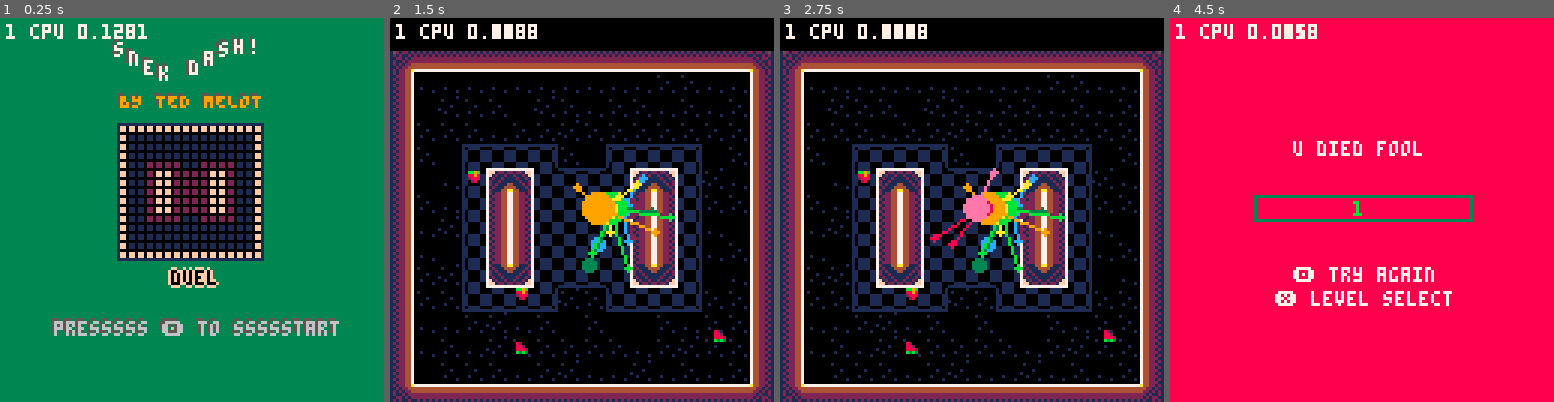
Above: before the commit, frames 1-4 (left to right).
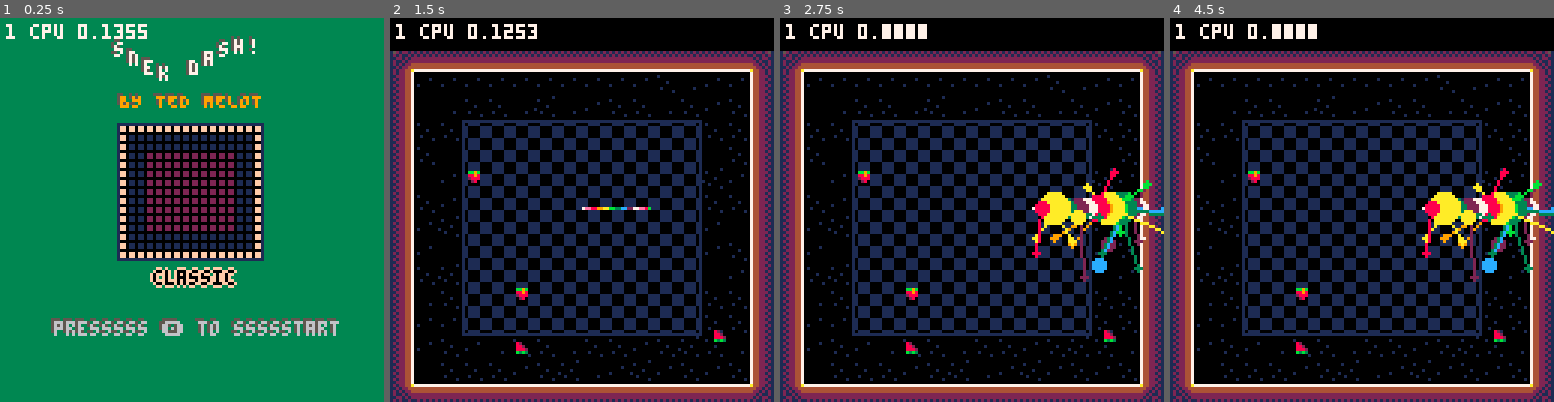
Above: after the commit, the same moments.

Repository: tmelot2/pico-8
Game: PICO-8 cartridge snake-dash-prototype.p8
The game is run twice, just before and just after one commit, with the same random seed, the same clock (stepped at 60 frames per second) and the same inputs.
Inputs:
- Up to frame 1 (0.25 s): no input
- Up to frame 2 (1.5 s): tap X (X key) at 0.33, 1.07 s; tap O (Z key) at 0.7 s
- Up to frame 3 (2.75 s): hold Right 1.6-2.1 s; tap O (Z key) at 1.7, 2.1, 2.5 s; tap X (X key) at 1.85 s; hold Up 2.15-2.42 s; hold Right from 2.47 s (still down)
- Up to frame 4 (4.5 s): tap O (Z key) every 0.4 s from 2.9 to 4.1 s; tap X (X key) at 2.97, 4.08 s; release Right at 3.03 s; hold Left 3.08-3.58 s; hold Down 3.63-3.97 s; hold Right from 4.02 s (still down)

The runs differ from the first frame. In frame 1, 1.9% of the frame differs, in the area x 29-62%, y 1-71%; in frame 2, 16%; in frame 3, 19%; in frame 4, 99%, in the area x 0-100%, y 0-100%.

Commit message:
Add maps, update collision calc

Diff:
--- a/snake-dash-prototype.p8
+++ b/snake-dash-prototype.p8
@@ -59,9 +59,11 @@
 
 -- levels
 levels={
-  [1]={ name='duel', mx=0, my=0 },
-  [2]={ name='scatter', mx=16, my=0 },
-  [3]={ name='split', mx=32, my=0 }
+  [1]={ name='classic', mx=48, my=0},
+  [2]={ name='duel', mx=0, my=0 },
+  [3]={ name='split', mx=32, my=0 },
+  [4]={ name='scatter', mx=16, my=0 },
+  [5]={ name='x', mx=64, my=0 },
 }
 curLevel=1
 
@@ -275,8 +277,9 @@
   end
 
   -- collisions
+  -- map
   pc={x=player.x/8, y=((player.y-2)/8)-1}
-  mc=mget(((curLevel-1)*16)+pc.x, pc.y)
+  mc=mget(levels[curLevel].mx+pc.x, levels[curLevel].my+pc.y)
   f=fget(mc)
 
   dead=false
@@ -619,7 +622,7 @@
 function gameoverupdate()
   timer+=1
   if btn(5) then
-    sfx(7)
+    sfx(8)
     scene=0
     titleinit()
   elseif btn(4) then
@@ -987,11 +990,11 @@
 __gfx__
 00000000bb9b00008200000041111111000000000000000000000000000700000007000000070000000000100000000000000000000000000000000000000000
 00000000889800008820000041111111000000000000000000070000000700000007000000000000010000000000000001000000000000000000000000000000
-00000000288800008882000041111111000000000000000000070000000700000000000000000000000000000000000000000000000000000000000000000000
+00000000288800008882000041111111000000000000000000070000000700000000000000000000000000000000010000000000000000000000000000000000
 0000000002800000b3b3000044444444000000000000000000777000777777777700077770000007000010000000000000001000000000000000000000000000
-00000000000000000000000011114111000000000000000000070000000700000000000000000000100000000000000000000000000000000000000000000000
-00000000000000000000000011114111000000000000000000070000000700000007000000000000001000000010000000100000000000000000000000000000
-00000000000000000000000011114111000000000000000000000000000700000007000000000000000000100000001000000010000000000000000000000000
+00000000000000000000000011114111000000000000000000070000000700000000000000000000100000000100000000000000000000000000000000000000
+00000000000000000000000011114111000000000000000000070000000700000007000000000000001000000000000000100000000001000000000000000000
+00000000000000000000000011114111000000000000000000000000000700000007000000000000000000100000000000000010000000000000000000000000
 00000000000000000000000044444444000000000000000000000000000700000007000000070000000000000000000000000000000000000000000000000000
 00000000000300000b009bb012122447744221211111111111111111777777777777777772122447111111111111111111111111000000000000000000000000
 0000000000fa000000bb900b112224477442221115212212212212517ff1221221221ff771222447101111000011110000111101000000000000000000000000
@@ -1009,44 +1012,45 @@
 000000000000000000000000121212124444444412121121121121217f121121121121f774422217110000111100001111000011000000000000000000000000
 000000000000000000000000212121214444444415212212212212517ff1221221221ff774422127101111000011110000111101000000000000000000000000
 00000000000000000000000011111111777777771111111111111111777777777777777774422217101111000011110000111101000000000000000000000000
-00000000000000000000000000000000000000000000000021220000717777177777777766777766101111000011110000111101000000000000000000000000
-00000000000000000000000000000000000000000000000012240000102442011024420110244201101111000011110000111101000000000000000000000000
-00000000000000000000000000000000000000000000000022440000724444277244442722444422110000111100001111000011000000000000000000000000
-000000000000000000000000000000000000000000000000244a0000744aa447744aa447244aa442110000111100001111000011000000000000000000000000
-00000000000000000000000000000000000000000000000000000000744aa447744aa447244aa442110000111100001111000011000000000000000000000000
-00000000000000000000000000000000000000000000000000000000724444277244442722444422110000111100001111000011000000000000000000000000
-00000000000000000000000000000000000000000000000000000000102442011024420110244201101111000011110000111101000000000000000000000000
-00000000000000000000000000000000000000000000000000000000717777177777777766777766111111111111111111111111000000000000000000000000
+00000000000000000000000000000000000000000000000017777771717777177777777766777766101111000011110000111101000000000000000000000000
+00000000000000000000000000000000000000000000000070244207102442011024420110244201101111000011110000111101000000000000000000000000
+00000000000000000000000000000000000000000000000072444427724444277244442722444422110000111100001111000011000000000000000000000000
+000000000000000000000000000000000000000000000000744aa447744aa447744aa447244aa442110000111100001111000011000000000000000000000000
+000000000000000000000000000000000000000000000000744aa447744aa447744aa447244aa442110000111100001111000011000000000000000000000000
+00000000000000000000000000000000000000000000000072444427724444277244442722444422110000111100001111000011000000000000000000000000
+00000000000000000000000000000000000000000000000070244207102442011024420110244201101111000011110000111101000000000000000000000000
+00000000000000000000000000000000000000000000000017777771717777177777777766777766111111111111111111111111000000000000000000000000
 __gff__
-0000000100000000000000000000000000000001010101010101020202000000000000010101010101010202020000000000000000000001010102020200000000000000000000000000000000000000000000000000000000000000000000000000000000000000000000000000000000000000000000000000000000000000
+0000000100000000000000000000000000000001010101010101020202000000000000010101010101010202020000000000000000000101010102020200000000000000000000000000000000000000000000000000000000000000000000000000000000000000000000000000000000000000000000000000000000000000
 0000000000000000000000000000000000000000000000000000000000000000000000000000000000000000000000000000000000000000000000000000000000000000000000000000000000000000000000000000000000000000000000000000000000000000000000000000000000000000000000000000000000000000
 __map__
-1524242424242424242424242424241615242424242424242424242424242416152424242424242424242424242424160000000000000000000000000000000000000000000000000000000000000000000000000000000000000000000000000000000000000000000000000000000000000000000000000000000000000000
-130b0b0b0b0b0b0b0b0b0b0c0c0b0b14130b0c0c0c0c0d0d0d0c0c0c0c0c0c14130b0c0b0b0b0a0b0b0b0b0c0c0b0b140000000000000000000000000000000000000000000000000000000000000000000000000000000000000000000000000000000000000000000000000000000000000000000000000000000000000000
-131e0a0c0c1e0a0c0b0c0c0b0c0b0c14130c0c0b0c0c0d330c0c0b0c0c0c0c14131e0b0c0c1e000c0b000c0b0c0b0c140000000000000000000000000000000000000000000000000000000000000000000000000000000000000000000000000000000000000000000000000000000000000000000000000000000000000000
-130c0c0c0b0c0c0a0c0c0c0c0c0c0c1413330c0c370c0c0a0b0c0c370c0c3314130c0c0c0b0000000b000c000c0c0c140000000000000000000000000000000000000000000000000000000000000000000000000000000000000000000000000000000000000000000000000000000000000000000000000000000000000000
-130c001a1b1b1c0c1e1a1b1b1c000c14130c0c0c1a1b1b37371b1b1c0c0c0c14130c0000000000000000000000000c140000000000000000000000000000000000000000000000000000000000000000000000000000000000000000000000000000000000000000000000000000000000000000000000000000000000000000
-131e0b2a17182b1b1b2b17182c0a0b14130c371a2b2b2b2b2b2b2b2b1c370c14131e0000000000000000000000000b140000000000000000000000000000000000000000000000000000000000000000000000000000000000000000000000000000000000000000000000000000000000000000000000000000000000000000
-130c0b2a19292b2b2b2b19292c0c0c14130c0b2a2b2b2b2b2b2b2b2b2c0c0c14131b1b1b1b1b1b1b1b1b1b1b1b1b1b140000000000000000000000000000000000000000000000000000000000000000000000000000000000000000000000000000000000000000000000000000000000000000000000000000000000000000
-130b0a2a19292b2b2b2b19292c0b1e14130b0c372b2b2b37372b2b2b370c0c14133939393939393939393939393939140000000000000000000000000000000000000000000000000000000000000000000000000000000000000000000000000000000000000000000000000000000000000000000000000000000000000000
-130b002a19292b2b2b2b19292c0b0c14130c332a2b2b2b2b2b2b2b2b2c0c0b14133b3b3b3b3b3b3b3b3b3b3b3b3b3b140000000000000000000000000000000000000000000000000000000000000000000000000000000000000000000000000000000000000000000000000000000000000000000000000000000000000000
-130c0a2a27282b3b3b2b27282c000b14130c373a2b2b2b2b2b2b2b2b3c370c14130c0000000000000000000000000b140000000000000000000000000000000000000000000000000000000000000000000000000000000000000000000000000000000000000000000000000000000000000000000000000000000000000000
-130c0c3a3b3b3c0a0c3a3b3b3c0c0c14130c0c0c3a3b3b37373b3b3c0c0c0a14130c0000000000000000000000000c140000000000000000000000000000000000000000000000000000000000000000000000000000000000000000000000000000000000000000000000000000000000000000000000000000000000000000
-130b0b0c0a0b0c1e0c1e1e0c0b0c0c14130c0b0c370c0b0a0b330c370c0d0c14130b0b0c000b0c1e0c1e1e0c0b0c0c140000000000000000000000000000000000000000000000000000000000000000000000000000000000000000000000000000000000000000000000000000000000000000000000000000000000000000
-130b0c0b0a0c0c0c0c0c0b0c0a0c0c14130b0b0b0c0c0c0c0c0c0c0c0d0d0b14130b0c0b0a0c0c0c000c0b0c0a0c0c140000000000000000000000000000000000000000000000000000000000000000000000000000000000000000000000000000000000000000000000000000000000000000000000000000000000000000
-131e0c0c0c0b0c0a0b0b0a0b0c0b0c14130c0c0c0c0b0c0b0b0c0b0b0c0b0c14131e0c0c0c0b0c0a0b0b0a0b0c000c140000000000000000000000000000000000000000000000000000000000000000000000000000000000000000000000000000000000000000000000000000000000000000000000000000000000000000
-2523232323232323232323232323232625232323232323232323232323232326252323232323232323232323232323260000000000000000000000000000000000000000000000000000000000000000000000000000000000000000000000000000000000000000000000000000000000000000000000000000000000000000
-…(14 lines of a section not shown)…
+1524242424242424242424242424241615242424242424242424242424242416152424242424242424242424242424161524242424242424242424242424241615242424242424242424242424242416000000000000000000000000000000000000000000000000000000000000000000000000000000000000000000000000
+130b0b0d0b0b0b0b0b0b0b0c0c0b0b14130b0c0c0d0c0d0d0d0c0c0c0d0c0c14130b0c0b0b0b0a0b0b0b0b0c0c0b0b14130b0b0b0b0b0b0b0b0b0b0c0d0b0b1413360b0b0b0b0b0b0b0b0b0c0c0b3614000000000000000000000000000000000000000000000000000000000000000000000000000000000000000000000000
+131e0a0c0d1e0a0c0b0c0d0b0c0b0c14130c0c0b0c0c0d330c0c0b0c0c0d0c14131e0b0c0c1e000c0b000c0b0c0b0c14131e0d0c0c0d0a0d0b0c0c0d0c0b0c14131e361b1b1b1b1b1b1b1b1b1b360c14000000000000000000000000000000000000000000000000000000000000000000000000000000000000000000000000
+130c0c0c0b0c0c0d0c0c0c0c0c0c0c1413330c0c360c0c0a0b0c0c360c0c3314130c0c0c0b0d00000b000c000c0c0c14130c0c1a1b1b1b1b1b1b1b1b1c0c0c14130d2a360b0c0b0b0b0c0c0c362c0c14000000000000000000000000000000000000000000000000000000000000000000000000000000000000000000000000
+130c0d1a1b1b1c0c1e1a1b1b1c000c14130c0c0c1a1b1b36361b1b1c0c0c0c14130c000000000000000000000d000c14130c002a2b2b2b2b2b2b2b2b2c000c14130c2a0b361b1b1b1b1b1b360c2c0c14000000000000000000000000000000000000000000000000000000000000000000000000000000000000000000000000
+131e0b2a17182b1b1b2b17182c0a0b14130c361a2b2b2b2b2b2b2b2b1c360c14131e0000000000000000000000000b14131e0b2a2b2b2b2b2b2b2b2b2c0a0b14131e2a0b2a360b0c0d00362c0b2c0d14000000000000000000000000000000000000000000000000000000000000000000000000000000000000000000000000
+130c0b2a19292b2b2b2b19292c0d0c14130c0b2a2b2b2b2b2b2b2b2b2c0c0d14131b1b1b1b1b1b1b1b1b1b1b1b1b1b14130c0b2a2b2b2b2b2b2b2b2b2c0c0c14130c2a0c2a0b361b1b360b2c0c2c0c14000000000000000000000000000000000000000000000000000000000000000000000000000000000000000000000000
+130b0a2a19292b2b2b2b19292c0b1e14130b0c362b2b2b36362b2b2b360d0c1413393939393939393939393939393914130b0a2a2b2b2b2b2b2b2b2b2c0b1e14130b2a0c2a0b2a39392c0b2c0b2c1e14000000000000000000000000000000000000000000000000000000000000000000000000000000000000000000000000
+130b002a19292b2b2b2b19292c0b0c14130c332a2b2b2b2b2b2b2b2b2c0c0b14133b3b3b3b3b3b3b3b3b3b3b3b3b3b14130b002a2b2b2b2b2b2b2b2b2c0b0c14130b2a0c2a0b363b3b360c2c0b2c0c14000000000000000000000000000000000000000000000000000000000000000000000000000000000000000000000000
+130c0a2a27282b3b3b2b27282c000b14130d363a2b2b2b2b2b2b2b2b3c360c14130c0000000000000000000000000b14130c0a2a2b2b2b2b2b2b2b2b2c000b14130c2a0b2a360c0c0b0b362c0c2c0b14000000000000000000000000000000000000000000000000000000000000000000000000000000000000000000000000
+130c0c3a3b3b3c0a0c3a3b3b3c0c0c14130c0d0c3a3b3b36363b3b3c0c0c0a14130c00000d1e0000000000000b000c14130d0c2a2b2b2b2b2b2b2b2b2c0c0c14130c2a0b363b3b3b3b3b3b360b2c0c14000000000000000000000000000000000000000000000000000000000000000000000000000000000000000000000000
+130b0b0c0a0b0c1e0c1e1e0c0b0c0c14130c0b0c360c0b0a0b330c360c0d0c14130b0b0c000b0c1e0c1e1e0c0b0c0c14130b0b3a3b3b3b3b3b3b3b3b3c0c0c14130b2a360b0b0c0b000c000c362c0c14000000000000000000000000000000000000000000000000000000000000000000000000000000000000000000000000
+130b0c0b0a0c0d0c0c0c0b0c0a0d0c14130b0b0b0c0c0d0d0c0c0c0c0d0d0b14130b0c0b0a0c0c0c000c0b0c0a0c0c14130b0c0b0d0c0c0d0c0c0b0c0a0c0d14130b363b3b3b3b3b3b3b3b3b3b360d14000000000000000000000000000000000000000000000000000000000000000000000000000000000000000000000000
+131e0c0c0c0b0c0a0b0b0a0b0d0b0c14130c0c0c0c0b0c0b0b0c0b0b0c0b0c14131e0c0c0c0b0c0a0b0b0a0b0c000c14131e0c0c0c0b0c0a0d0b0a0b0c0b0c1413360c0c0c0b0c0d0b0b0a0b0c0b3614000000000000000000000000000000000000000000000000000000000000000000000000000000000000000000000000
+2523232323232323232323232323232625232323232323232323232323232326252323232323232323232323232323262523232323232323232323232323232625232323232323232323232323232326000000000000000000000000000000000000000000000000000000000000000000000000000000000000000000000000
+…(15 lines of a section not shown)…
Not shown, changed: the sound effects (__sfx__) section of snake-dash-prototype.p8
